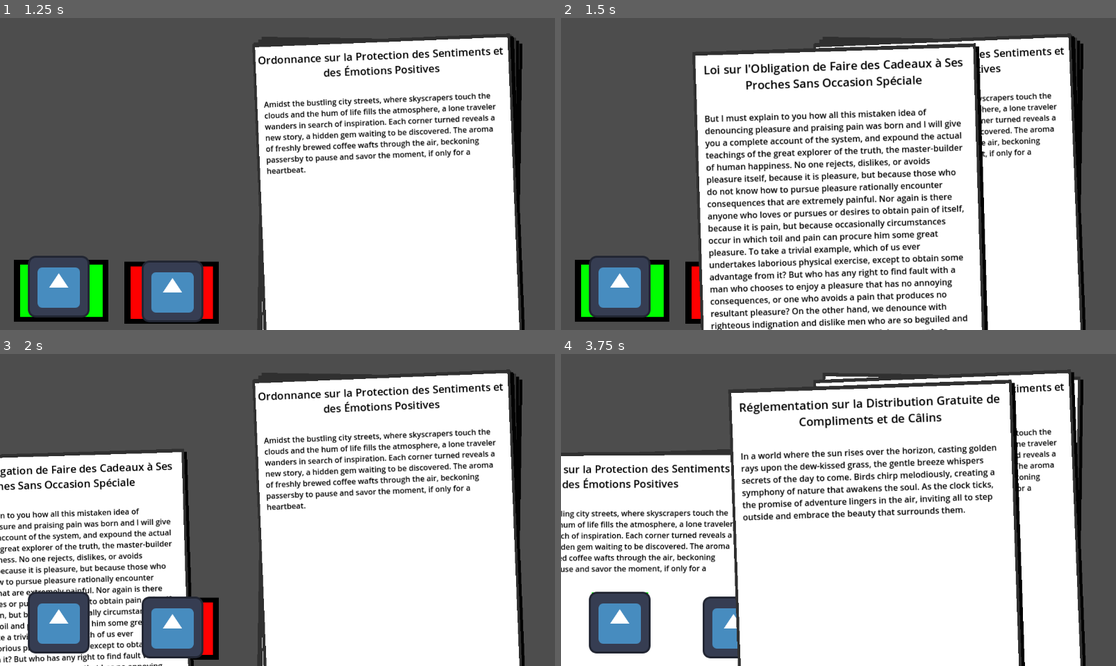
Above: before the commit, frames 1-4 (two rows, left to right).
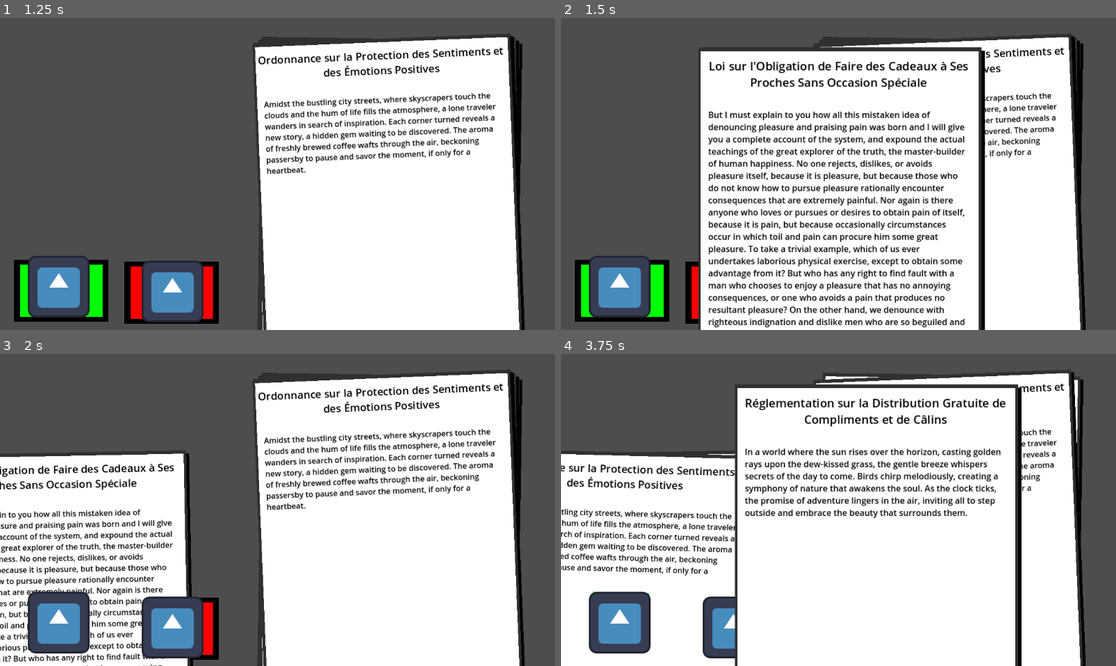
Above: after the commit, the same moments.

Repository: Shiro-zero/projecbutterfly
Game: Godot game, scene res://Menu.tscn
Two runs of this game, one before a commit and one after it. Both use one fixed random seed, a clock stepped at 60 frames per second and the inputs below. The engine's default icon, where the game draws it, is replaced by a stand-in: a white triangle on a blue panel in a dark square.
Inputs (mouse positions are in pixels of both pictures, inside the frame that each line leads up to):
- Up to frame 1 (1.25 s): click "Jouer" at 0.5 s
- Up to frame 2 (1.5 s): tap Enter at 1.25 s; drag from (949, 211) to (622, 289) at 1.27 s
- Up to frame 3 (2 s): no input
- Up to frame 4 (3.75 s): drag from (949, 547) to (622, 625) at 2.02 s; move the mouse to (622, 625) at 2.77 s; click (622, 625) at 2.92 s; tap Space at 3.5 s; drag from (949, 547) to (733, 628) at 3.52 s

Frame 1 is identical in both runs. In frame 2, 18% of the frame differs, in the area x 23-77%, y 8-100%; in frame 3, 5.7%; in frame 4, 13%.

Commit message:
added rotation

Diff:
--- a/assets/draggable/draggable_controller.gd
+++ b/assets/draggable/draggable_controller.gd
@@ -69,6 +69,8 @@
 		draggable_dragged = draggable
 		highlight_draggable(draggable_dragged, true)
 		drag_offset = draggable_dragged.global_position - get_global_mouse_position()
+		if draggable_dragged.is_in_group("feuille"):
+			draggable_dragged.rotation = 0
 
 func end_drag():
 	if draggable_dragged:
@@ -92,6 +94,9 @@
 						print('recharge rouge')
 					pass
 		if draggable_dragged.is_in_group("feuille"):
+			var tween = create_tween()
+			var target_rotation = randf_range(-0.05, 0.05)
+			draggable_dragged.rotation=target_rotation
 			var basket = raycast_check(COLLISION_MASK_BASKET)
 			if basket:
 				print("basket existe")
Not shown: 1 places in assets/feuille papier/feuille_papier.tscn that only renumber resources
